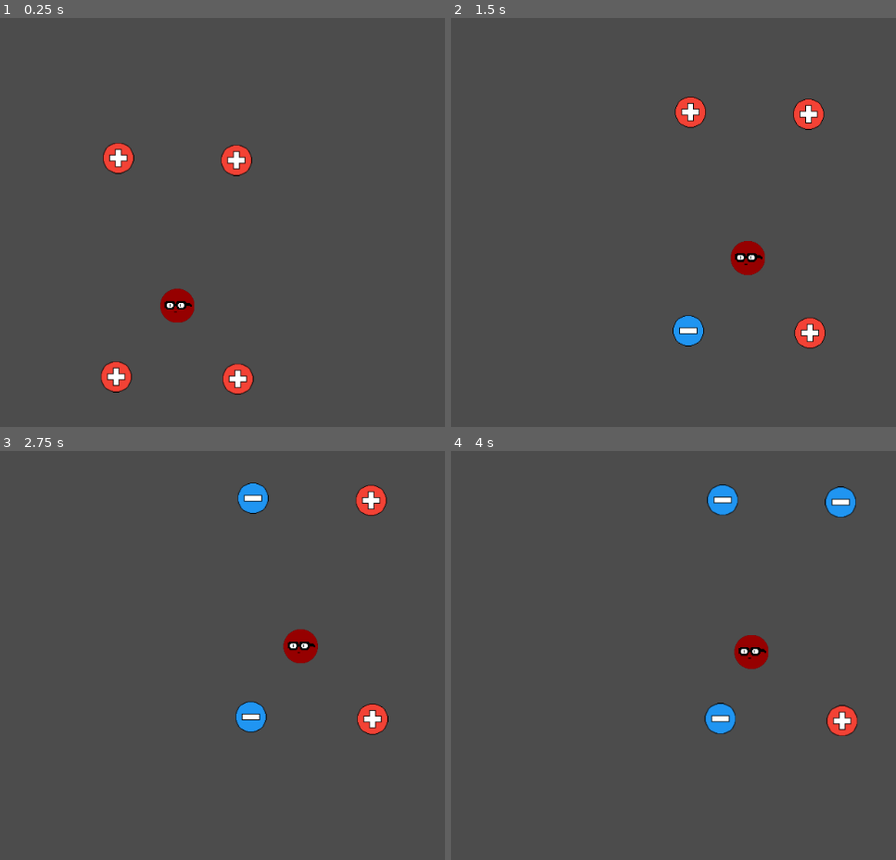
Above: before the commit, frames 1-4 (two rows, left to right).
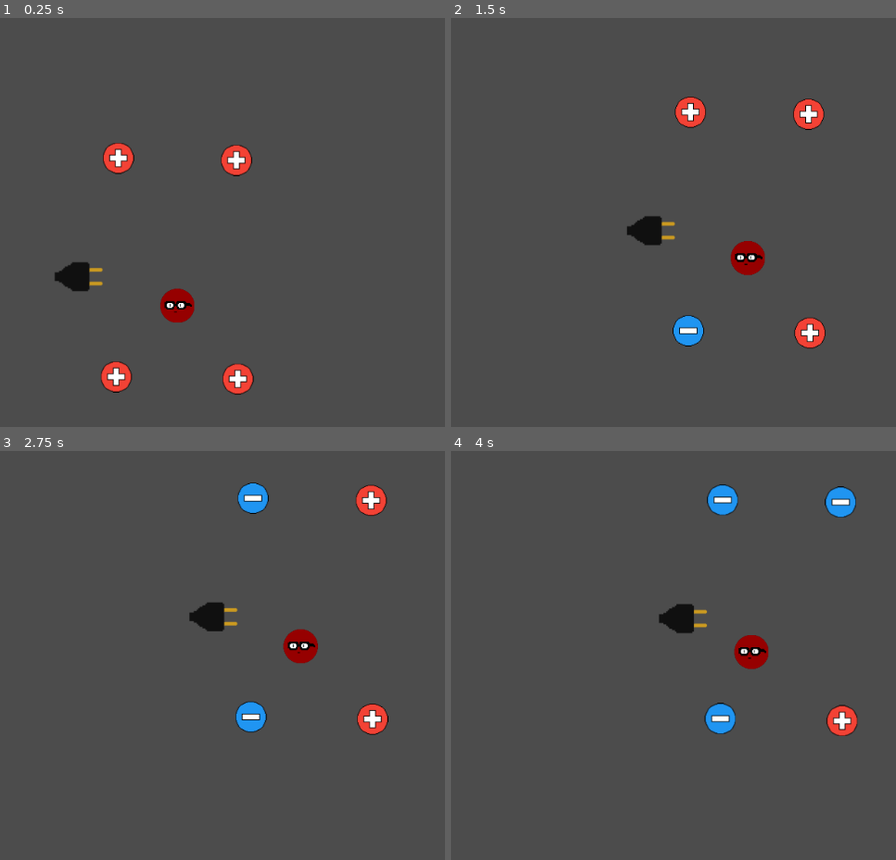
Above: after the commit, the same moments.

Repository: Gamedev-do-Hiroshi/changecharge
Game: Godot game, scene res://scenes/Fase.tscn
Two runs of this game, one before a commit and one after it. Both use one fixed random seed, a clock stepped at 60 frames per second and the inputs below. The project has no main scene, so this scene is started directly.
Inputs (mouse positions are in pixels of both pictures, inside the frame that each line leads up to):
- Up to frame 1 (0.25 s): no input
- Up to frame 2 (1.5 s): move the mouse to (584, 398) at 0.52 s; click (584, 398) at 0.67 s; move the mouse to (793, 365) at 1.27 s; click (793, 365) at 1.42 s
- Up to frame 3 (2.75 s): move the mouse to (249, 508) at 2.02 s; click (249, 508) at 2.17 s
- Up to frame 4 (4 s): move the mouse to (820, 500) at 2.77 s; click (820, 500) at 2.92 s; move the mouse to (878, 733) at 3.52 s; click (878, 733) at 3.67 s

The runs differ from the first frame. In frame 1, 0.5% of the frame differs, in the area x 12-24%, y 59-67%; in frame 2, 0.5%; in frame 3, 0.5%; in frame 4, 0.5%, in the area x 46-58%, y 37-45%.

Commit message:
Cena Objetos adicionada + Carga ajustada

Diff:
--- a/Game/scenes/Carga.tscn
+++ b/Game/scenes/Carga.tscn
@@ -18,14 +18,13 @@
 } ]
 
 [sub_resource type="CircleShape2D" id=2]
-radius = 21.9152
+radius = 21.1543
+
+[sub_resource type="CircleShape2D" id=3]
+radius = 21.2703
 
 [node name="Carga" type="Area2D"]
-editor/display_folded = true
 script = ExtResource( 1 )
-__meta__ = {
-"_edit_group_": true
-}
 
 [node name="Sprite" type="AnimatedSprite" parent="."]
 position = Vector2( -0.449677, -0.449673 )
@@ -34,5 +33,10 @@
 
 [node name="Colisao" type="CollisionShape2D" parent="."]
 shape = SubResource( 2 )
+
+[node name="Contato" type="StaticBody2D" parent="."]
+
+[node name="Colisao" type="CollisionShape2D" parent="Contato"]
+shape = SubResource( 3 )
 [connection signal="mouse_entered" from="." to="." method="_on_Carga_mouse_entered"]
 [connection signal="mouse_exited" from="." to="." method="_on_Carga_mouse_exited"]
--- a/Game/scenes/Fase.tscn
+++ b/Game/scenes/Fase.tscn
@@ -1,8 +1,9 @@
-[gd_scene load_steps=4 format=2]
+[gd_scene load_steps=5 format=2]
 
 [ext_resource path="res://scenes/Player.tscn" type="PackedScene" id=1]
-[ext_resource path="res://scenes/Pivot.gd" type="Script" id=2]
+[ext_resource path="res://scripts/Pivot.gd" type="Script" id=2]
 [ext_resource path="res://scenes/Carga.tscn" type="PackedScene" id=3]
+[ext_resource path="res://scenes/Objetos.tscn" type="PackedScene" id=4]
 
 [node name="Fase" type="Node2D"]
 
@@ -39,3 +40,6 @@
 
 [node name="Carga4" parent="." instance=ExtResource( 3 )]
 position = Vector2( 567, 76 )
+
+[node name="Objetos" parent="." instance=ExtResource( 4 )]
+position = Vector2( 349.767, 236.879 )
--- /dev/null
+++ b/Game/scenes/Objetos.tscn
@@ -0,0 +1,18 @@
+[gd_scene load_steps=4 format=2]
+
+[ext_resource path="res://scripts/Objetos.gd" type="Script" id=1]
+[ext_resource path="res://assets/Ponta.png" type="Texture" id=2]
+
+[sub_resource type="ConcavePolygonShape2D" id=1]
+segments = PoolVector2Array( -34, 4, -7, 20, -34, -4, -4, -20, -33.5, 4, -33.5, -4, -10, -20, 12, -20, -10, 20, 12, 20, 13.5, 18, 13.5, -18, 14, -11, 32, -11, 14, -8, 32, -8, 14, 11, 32, 11, 14, 8, 32, 8 )
+
+[node name="Objetos" type="Node2D"]
+script = ExtResource( 1 )
+
+[node name="Ponta" type="StaticBody2D" parent="."]
+
+[node name="Sprite" type="Sprite" parent="Ponta"]
+texture = ExtResource( 2 )
+
+[node name="Colisao" type="CollisionShape2D" parent="Ponta"]
+shape = SubResource( 1 )
--- a/Game/scripts/Carga.gd
+++ b/Game/scripts/Carga.gd
@@ -22,8 +22,10 @@
 		$Sprite.animation = "positive" if sinal else "negative"
 
 func _on_Carga_mouse_entered():
+	print("Entrou")
 	mouse_entrou = true
 
 
 func _on_Carga_mouse_exited():
+	print("Saiu")
 	mouse_entrou = false
--- /dev/null
+++ b/Game/scripts/Objetos.gd
@@ -0,0 +1,5 @@
+extends Node2D
+
+
+func _ready():
+	pass
Binary file added: Game/assets/Ponta.png
Not shown, added: Game/assets/Ponta.png.import
Binary file added: Game/assets/tomada.png
Not shown, added: Game/assets/tomada.png.import
Binary file changed: Game/icon.png
Not shown: 1 places in Game/scenes/Carga.tscn that only renumber resources
Renamed: Game/scenes/Pivot.gd -> Game/scripts/Pivot.gd
